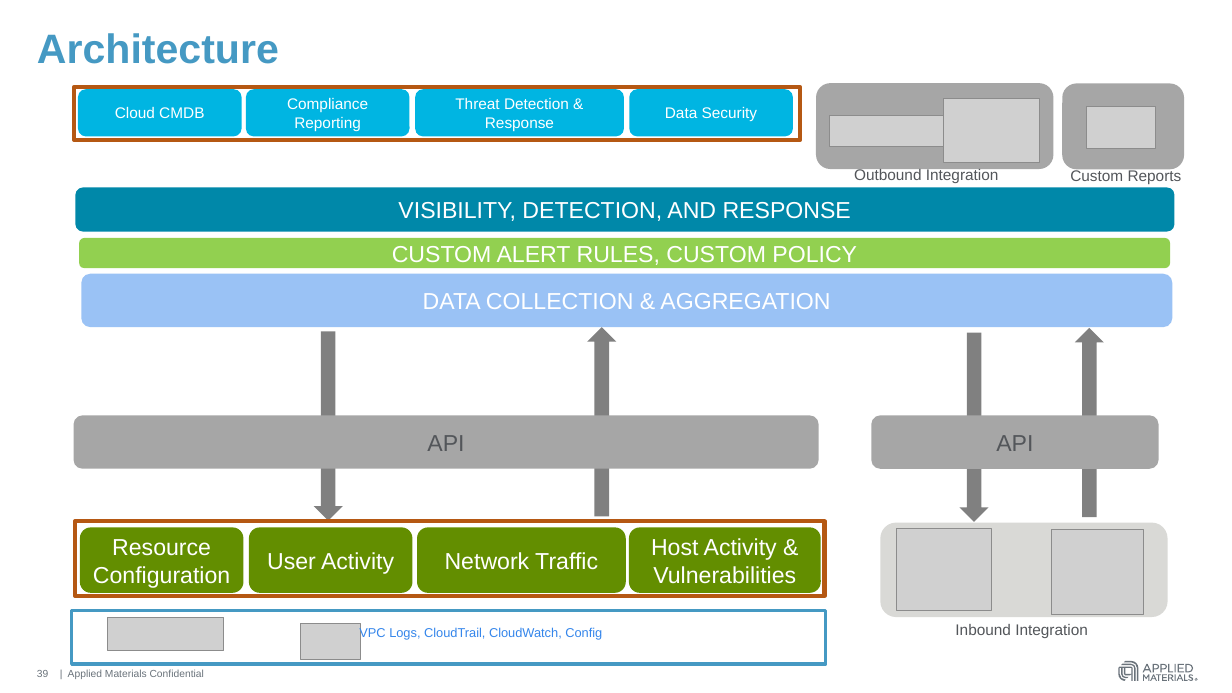
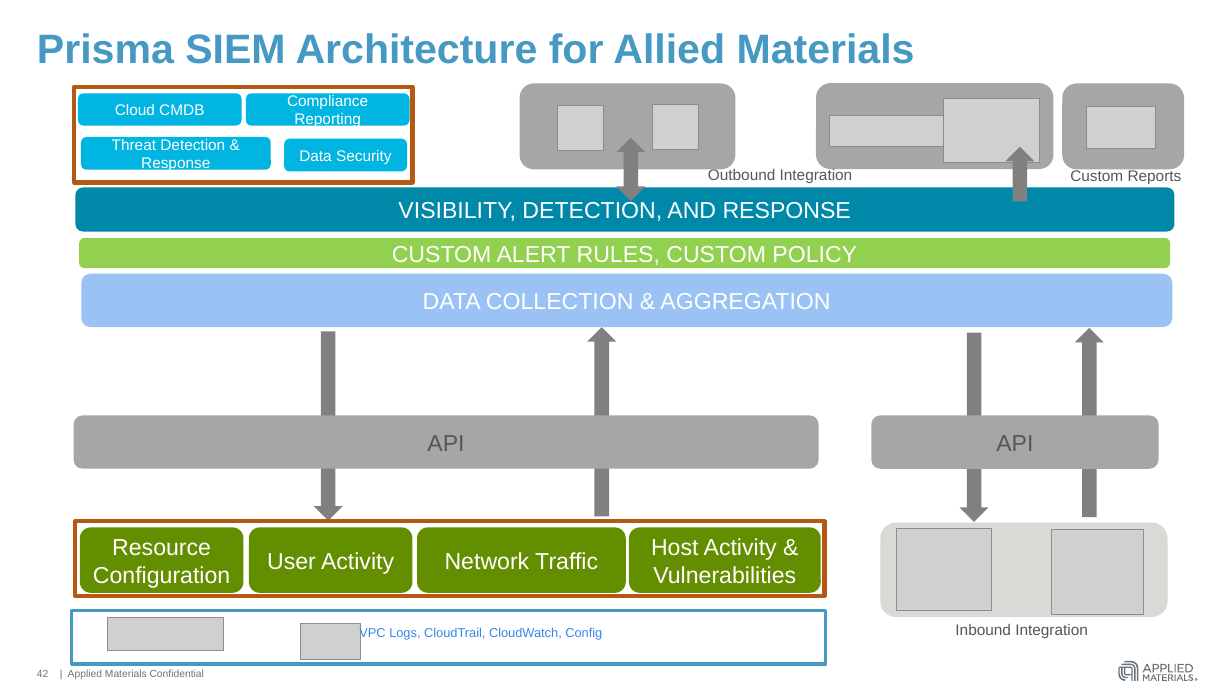
Before and after one commit to hmahajanHM/mytestrepo, a slide deck: slide 42 of AWS Guard Duty & Azure Security Center.pptx (slide 39 before the commit). Drawn at 1232x693 pixels with LibreOffice and Linux fonts; fonts in the diff are those of the drawing; grey boxes stand for pictures. Boxes give left, top, right and bottom in pixels: in the first picture for what was removed or moved away, otherwise in the second. Text is boxed around its words. In the diff, an @@ line names an element or a change of style, - is before the commit and + after.

```diff
--- a/AWS Guard Duty & Azure Security Center.pptx
+++ b/AWS Guard Duty & Azure Security Center.pptx
@@ title at <box>37,33,915,64</box>: text changed @@
-Architecture
+Prisma SIEM Architecture for Allied Materials
@@ rectangle: place and size @@
-rectangle at <box>74,87,799,140</box>
+rectangle at <box>74,87,412,183</box>
@@ rounded rectangle added at <box>519,83,736,169</box>, fill #A6A6A6 @@
@@ rounded rectangle "Cloud CMDB": place and size @@
-rounded rectangle "Cloud CMDB" at <box>78,90,241,137</box>
+rounded rectangle "Cloud CMDB" at <box>78,93,241,126</box>
@@ rounded rectangle "Compliance Reporting": place and size @@
-rounded rectangle "Compliance Reporting" at <box>246,90,409,137</box>
+rounded rectangle "Compliance Reporting" at <box>246,93,409,126</box>
@@ picture added at <box>557,105,603,151</box> @@
@@ picture added at <box>653,104,699,150</box> @@
@@ rounded rectangle "Threat Detection & Response": place and size @@
-rounded rectangle "Threat Detection & Response" at <box>415,90,624,137</box>
+rounded rectangle "Threat Detection & Response" at <box>81,137,271,169</box>
@@ rounded rectangle "Data Security": place and size @@
-rounded rectangle "Data Security" at <box>629,90,793,137</box>
+rounded rectangle "Data Security" at <box>284,139,407,171</box>
@@ up down arrow added at <box>616,138,645,201</box>, fill #808080 @@
@@ up arrow added at <box>1006,147,1034,201</box>, fill #808080 @@
@@ text "Outbound Integration": place and size @@
-text "Outbound Integration" at <box>854,167,999,183</box>
+text "Outbound Integration" at <box>708,167,853,183</box>
@@ page number at <box>37,670,48,677</box>: text changed @@
-39
+42
```
Also in this commit, not shown: 1 other slide changed, 4 slides added, 1 slide removed.
